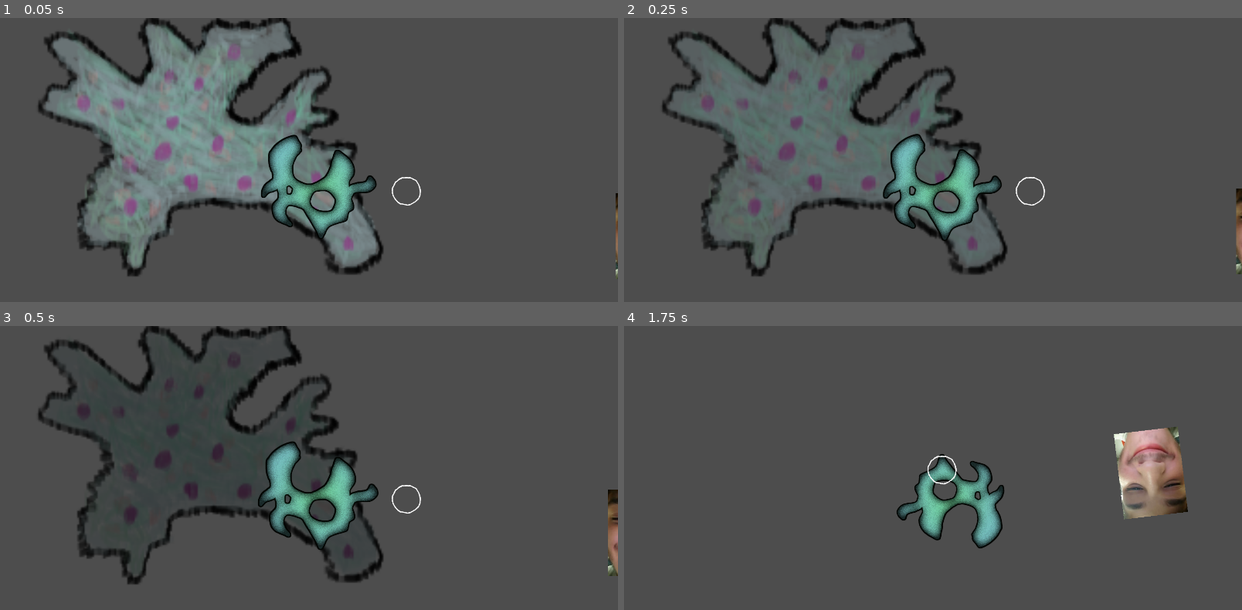
Above: before the commit, frames 1-4 (two rows, left to right).
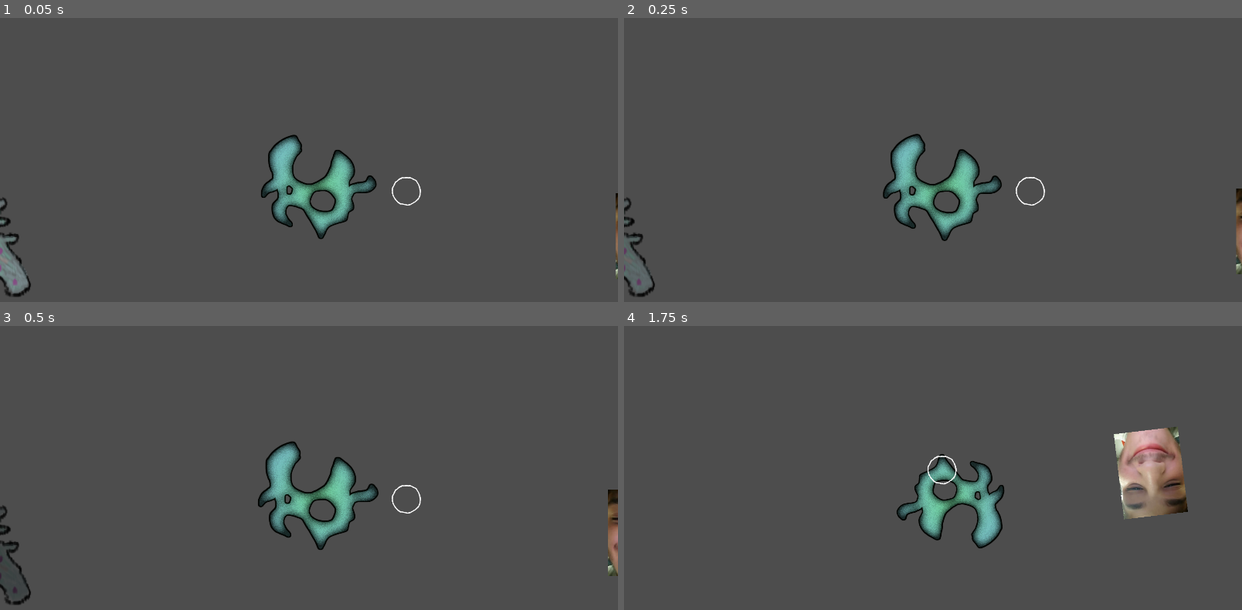
Above: after the commit, the same moments.

Repository: borna-misetic/X.Press-2025
Game: Godot game, scene res://Scenes/DamageTest.tscn
Same seed, same stepped clock (60 frames per second), same inputs: the game is played once before the commit and once after it. This scene is started directly instead of the project's main scene.
Inputs (mouse positions are in pixels of both pictures, inside the frame that each line leads up to):
- Up to frame 1 (0.05 s): no input
- Up to frame 2 (0.25 s): no input
- Up to frame 3 (0.5 s): no input
- Up to frame 4 (1.75 s): move the mouse to (1068, 482) at 0.52 s; hold D (move_right) 0.53-1.28 s; tap Space (dash) at 0.6, 1.35 s; move the mouse to (809, 516) at 1.27 s; hold S (move_down) from 1.28 s (still down)

The runs differ from the first frame. In frame 1, 25% of the frame differs, in the area x 0-62%, y 0-99%; in frame 2, 17%; in frame 3, 8.3%; in frame 4, nothing differs.

Commit message:
Added dashinng

Diff:
--- a/Scenes/DamageTest.tscn
+++ b/Scenes/DamageTest.tscn
@@ -1,11 +1,13 @@
-[gd_scene load_steps=8 format=3 uid="uid://bgvxh73ilsgx6"]
+[gd_scene load_steps=10 format=3 uid="uid://bgvxh73ilsgx6"]
 
-[ext_resource type="PackedScene" uid="uid://66yey5wgghoi" path="res://Scenes/ameba_player.tscn" id="1_6o2w5"]
+[ext_resource type="PackedScene" uid="uid://v76yw6xit0ya" path="res://Scenes/ameba_player.tscn" id="1_6o2w5"]
 [ext_resource type="Texture2D" uid="uid://b5pn3mwga8sf5" path="res://Textures/ball.png" id="2_q6t3y"]
 [ext_resource type="PackedScene" uid="uid://eh6x3dh0iwr3" path="res://Scenes/HurtBox.tscn" id="3_7tjmx"]
 [ext_resource type="PackedScene" uid="uid://cafw0njeulctk" path="res://Scenes/Enemys/BaseEnemy/TestEnemy.tscn" id="4_q6t3y"]
 [ext_resource type="PackedScene" uid="uid://tx6myed6ys5w" path="res://Scenes/EyeCandy/ghost_sprite/ghost_sprite.tscn" id="5_3iira"]
 [ext_resource type="Texture2D" uid="uid://cvq3n7qo86jqq" path="res://Textures/ameba_start.png" id="6_3iira"]
+[ext_resource type="PackedScene" uid="uid://dffic8yquuq0a" path="res://Scenes/dash_component.tscn" id="7_kvjlo"]
+[ext_resource type="PackedScene" uid="uid://bmtw4icw5rf0f" path="res://Scenes/EyeCandy/ghost_sprite/player_ghost_sprite.tscn" id="8_u5qro"]
 
 [sub_resource type="CircleShape2D" id="CircleShape2D_3iira"]
 radius = 48.0416
@@ -34,6 +36,10 @@
 position = Vector2(1360, 283)
 
 [node name="GhostSprite" parent="." instance=ExtResource("5_3iira")]
-position = Vector2(2, -1)
-scale = Vector2(5.76, 5.32)
+position = Vector2(-800, 277)
+scale = Vector2(2.61047, 2.54281)
 texture = ExtResource("6_3iira")
+
+[node name="DashComponent" parent="." node_paths=PackedStringArray("body") instance=ExtResource("7_kvjlo")]
+body = NodePath("../AmebaPlayer")
+ghost_node = ExtResource("8_u5qro")
--- a/Scenes/EyeCandy/ghost_sprite/ghost_sprite.gd
+++ b/Scenes/EyeCandy/ghost_sprite/ghost_sprite.gd
@@ -1,7 +1,11 @@
 extends Sprite2D
-
+class_name GhostSprite
 func _ready() -> void:
 	ghosting()
+
+func set_property(tx_pos, tx_scale ):
+	position = tx_pos
+	scale = tx_scale
 
 func ghosting():
 	var tween_fade = get_tree().create_tween();
--- /dev/null
+++ b/Scenes/EyeCandy/ghost_sprite/player_ghost_sprite.tscn
@@ -0,0 +1,9 @@
+[gd_scene load_steps=3 format=3 uid="uid://bmtw4icw5rf0f"]
+
+[ext_resource type="Texture2D" uid="uid://cvq3n7qo86jqq" path="res://Textures/ameba_start.png" id="1_cvchd"]
+[ext_resource type="Script" uid="uid://dpayl8i0njto1" path="res://Scenes/EyeCandy/ghost_sprite/ghost_sprite.gd" id="1_iabj1"]
+
+[node name="PlayerGhostSprite" type="Sprite2D"]
+texture = ExtResource("1_cvchd")
+script = ExtResource("1_iabj1")
+metadata/_custom_type_script = "uid://dpayl8i0njto1"
--- a/Scenes/dash_component.tscn
+++ b/Scenes/dash_component.tscn
@@ -4,3 +4,8 @@
 
 [node name="DashComponent" type="Node2D"]
 script = ExtResource("1_myv45")
+
+[node name="Timer" type="Timer" parent="."]
+wait_time = 0.15
+
+[connection signal="timeout" from="Timer" to="." method="_on_timer_timeout"]
--- a/Scripts/dash_component.gd
+++ b/Scripts/dash_component.gd
@@ -1,9 +1,31 @@
 extends Node2D
 
+@export var body : CharacterBody2D
+@export var dash_factor : float = 1.5;
+@onready var timer: Timer = $Timer
+@export var ghost_node : PackedScene
 
 
-@export var body : CharacterBody2D
-@export var dash_factor : float = 4;
+func apply_dash():
+	timer.start()
+	var tween = get_tree().create_tween()
+	tween.tween_property(body, "position", body.position + body.velocity * dash_factor, 0.45);
+	await tween.finished
 
-func apply_dash():
-	body.velocity *= dash_factor;
+	timer.stop();
+
+
+#ALERT Remove me please
+#func _process(delta: float) -> void:
+#	if Input.is_action_just_pressed("dash"):
+#		apply_dash();
+
+func add_ghost():
+	var ghost = ghost_node.instantiate()
+	#ALERT Nest tu nebu stimalo
+	ghost.set_property(body.position, body.scale)
+	get_tree().current_scene.add_child(ghost)
+
+
+func _on_timer_timeout() -> void:
+	add_ghost()
Not shown: 1 places in Scenes/camera_component.tscn that only renumber resources
